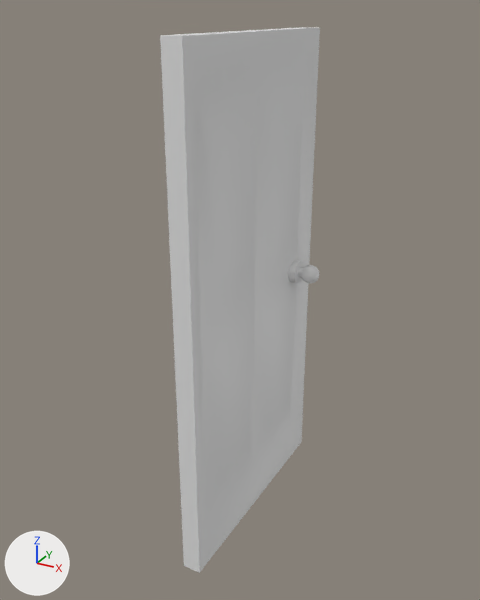
Renders of the FBX model Assets/FBX/Room/Door.fbx from each side of a commit.
The view is the same before and after, from a 50 mm camera at (2.29, -4.36, 2.14) aimed at (-0.06, -0.09, 0.01). The lights are fixed; the arrows at lower left show +X, +Y and +Z. Where no turn or scale is listed for an object, it has been applied to the vertices.

The first picture shows 'door'.
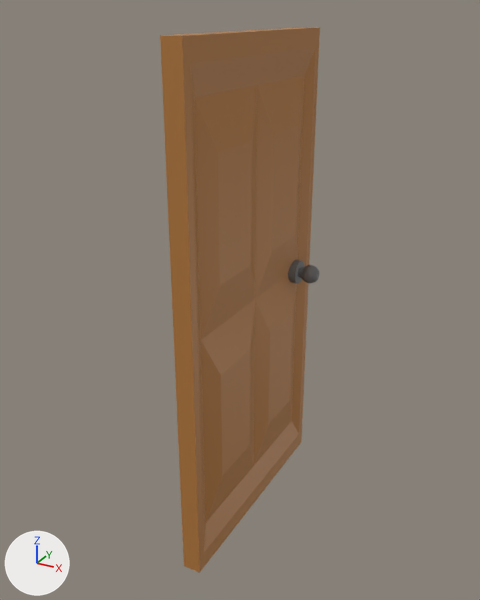
The change, as JSON lines over the scene's bpy script:
```json
{"op": "set", "path": "mat_material.base_color", "old": "(0.8, 0.8, 0.8)", "new": "(0.456, 0.191, 0.045)", "note": "white #e7e7e7 -> orange #b4793c"}
{"op": "add", "block": "mat_material_001", "code": ["mat_material_001 = principled_material('Material.001')", "mat_material_001.base_color = (0.162, 0.162, 0.162)  # grey #707070"]}
{"block": "me_cube", "where": "me_cube.from_pydata(...)  # 660 vertices, 658 faces; spans x -0.08..0.28, y -1.0..1.0, z -2.0..2.0"}
{"block": "me_cube", "where": "# used by ob_door; location = (0.0, 0.0, 0.0)"}
{"block": "me_cube", "change": "me_cube part 1: all 610 faces centred in x -0.06..0.28, y 0.62..0.82, z -0.1..0.1 switch from mat_material (white #e7e7e7) to mat_material_001 (grey #707070)"}
```

Location of each change, [x1, y1, x2, y2] in pixels of the pictures (480 x 600 px):
```json
{"object": "door", "change": "recoloured", "before": [160, 27, 320, 573], "after": [160, 27, 320, 573]}
{"part": 1, "of": "me_cube", "change": "recoloured", "before": [288, 260, 319, 284], "after": [288, 260, 319, 284]}
```
